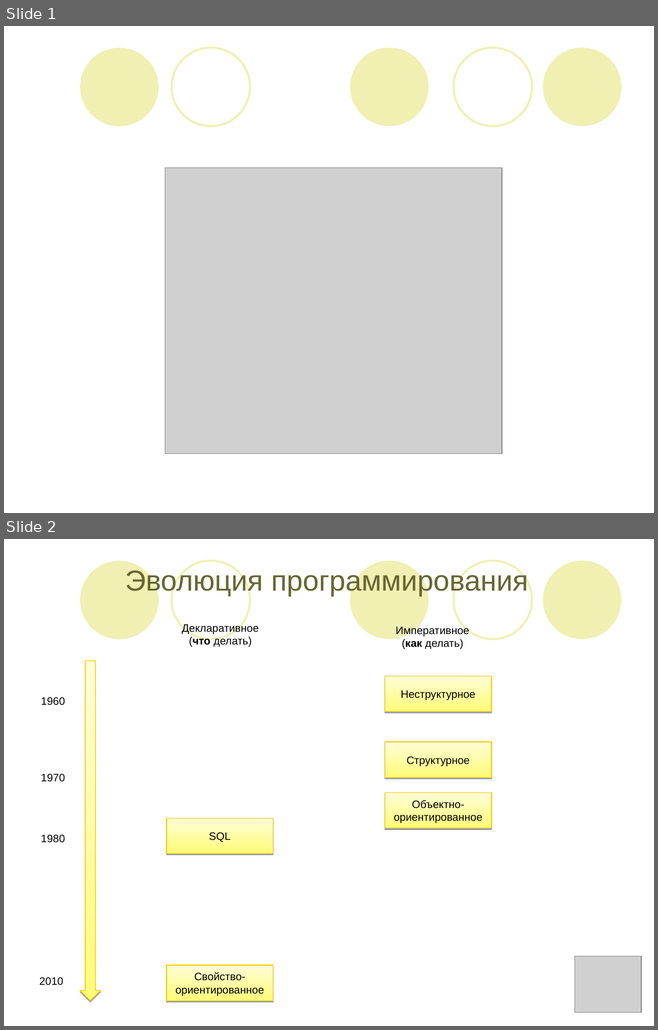
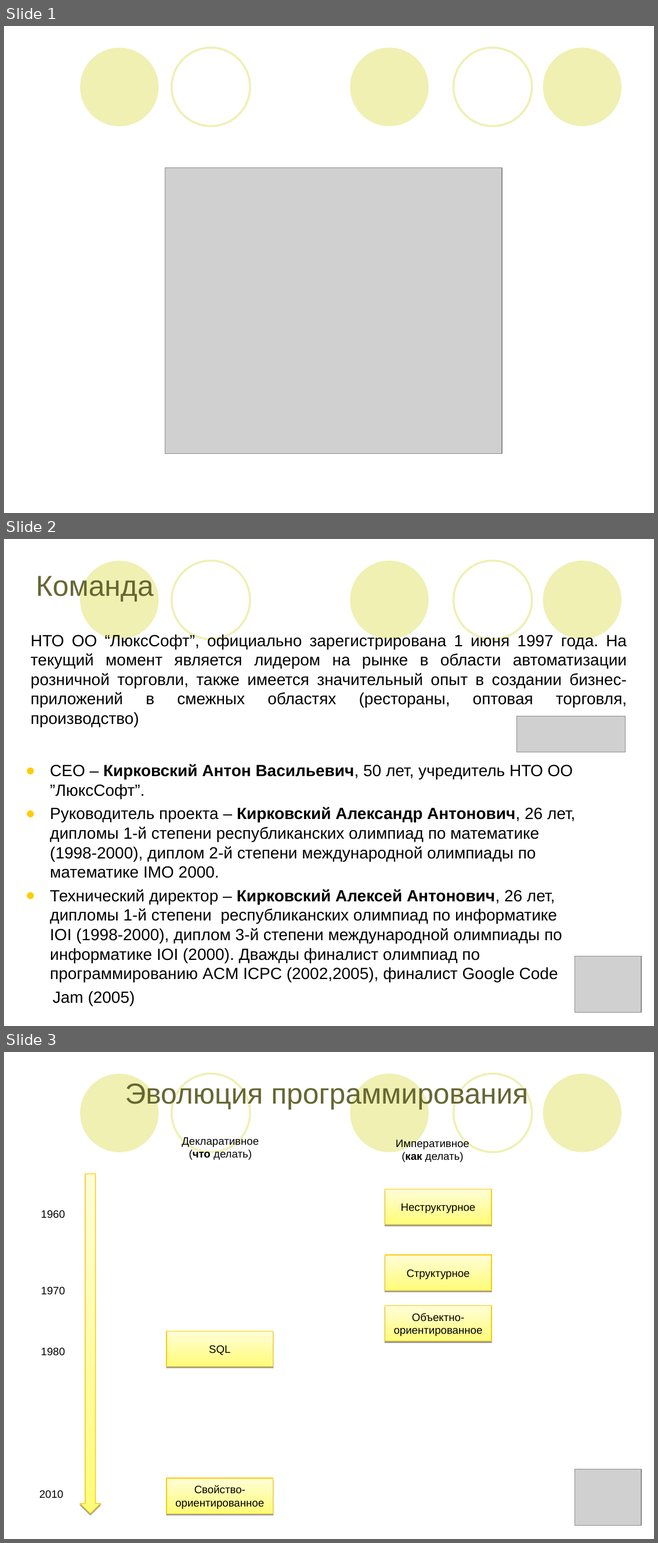
Before and after one commit to lsfusion/platform, a slide deck: platform/docs/Бизнес-презентация.ppt. Shown one above the other, each under a label of ours: slides 1 and 2 before the commit, slides 1, 2 and 3 after it. The pictures are 658x1030 and 658x1543 pixels, drawn with LibreOffice and Linux fonts; fonts in the diff are those of the drawing; grey boxes stand for pictures. Boxes give left, top, right and bottom in pixels: in the first picture for what was removed or moved away, otherwise in the second. Text is boxed around its words. In the diff, an @@ line names an element or a change of style, - is before the commit and + after.

```diff
--- a/platform/docs/Бизнес-презентация.ppt
+++ b/platform/docs/Бизнес-презентация.ppt
@@ slide 2 added at [4,539,654,1026], background #FFFFFF; not listed: 5 template elements that a slide beside it also shows @@
@@ title added at [36,573,154,602], 32 pt, text #666633 @@
+Команда
@@ text added at [31,634,626,727], 18 pt, text #000000 @@
+НТО ОО “ЛюксСофт”, официально зарегистрирована 1 июня 1997 года. На текущий момент является лидером на рынке в области автоматизации розничной торговли, также имеется значительный опыт в создании бизнес-приложений в смежных областях (рестораны, оптовая торговля, производство)
@@ picture added at [517,716,625,752] @@
@@ text added at [50,764,575,1006], 18 pt, text #000000 @@
+● CEO – Кирковский Антон Васильевич, 50 лет, учредитель НТО ОО ”ЛюксСофт”.
+● Руководитель проекта – Кирковский Александр Антонович, 26 лет, дипломы 1-й степени республиканских олимпиад по математике (1998-2000), диплом 2-й степени международной олимпиады по математике IMO 2000.
+● Технический директор – Кирковский Алексей Антонович, 26 лет, дипломы 1-й степени республиканских олимпиад по информатике IOI (1998-2000), диплом 3-й степени международной олимпиады по информатике IOI (2000). Дважды финалист олимпиад по программированию ACM ICPC (2002,2005), финалист Google Code
+Jam (2005)
@@ picture added at [574,957,641,1013] @@
@@ what was slide 2 is now slide 3 @@
```
Also in this commit, not shown: 1 slide changed, 2 other files.
